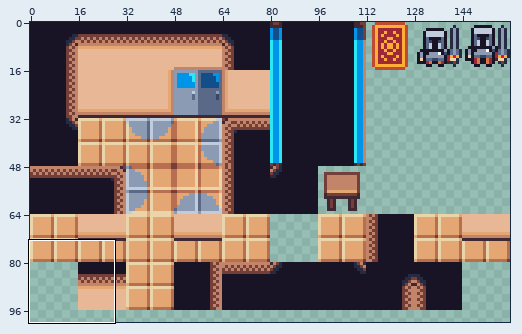
One commit to this pixel-art file: res/large-tiles.aseprite. The picture above shows the old version from afar; the outline marks the close-up.
Close-up. Old version:
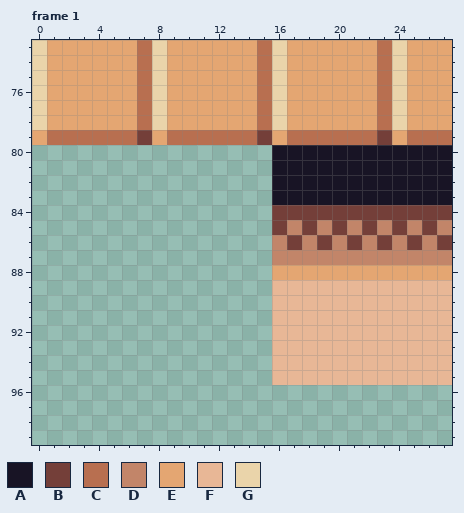
160x160 pixels, 5 frames. Shown: frame 1: x 0..27, y 73..99. The wide view leaves out empty margins. The commit also changed other frames or places, which this record leaves out.
Palette (. is transparent): A #181425  B #743f39  C #b86f50  D #c28569  E #e4a672  F #e8b796  G #ead4aa
Pixels before, frame 1, first column x 0:
73 GEEEEEECGEEEEEECGEEEEEECGEEE
74 GEEEEEECGEEEEEECGEEEEEECGEEE
75 GEEEEEECGEEEEEECGEEEEEECGEEE
76 GEEEEEECGEEEEEECGEEEEEECGEEE
77 GEEEEEECGEEEEEECGEEEEEECGEEE
78 GEEEEEECGEEEEEECGEEEEEECGEEE
79 ECCCCCCBECCCCCCBECCCCCCBECCC
80 ................AAAAAAAAAAAA
81 ................AAAAAAAAAAAA
82 ................AAAAAAAAAAAA
83 ................AAAAAAAAAAAA
84 ................BBBBBBBBBBBB
85 ................BDBDBDBDBDBD
86 ................DBDBDBDBDBDB
87 ................DDDDDDDDDDDD
88 ................EEEEEEEEEEEE
89 ................FFFFFFFFFFFF
90 ................FFFFFFFFFFFF
91 ................FFFFFFFFFFFF
92 ................FFFFFFFFFFFF
93 ................FFFFFFFFFFFF
94 ................FFFFFFFFFFFF
95 ................FFFFFFFFFFFF
After:
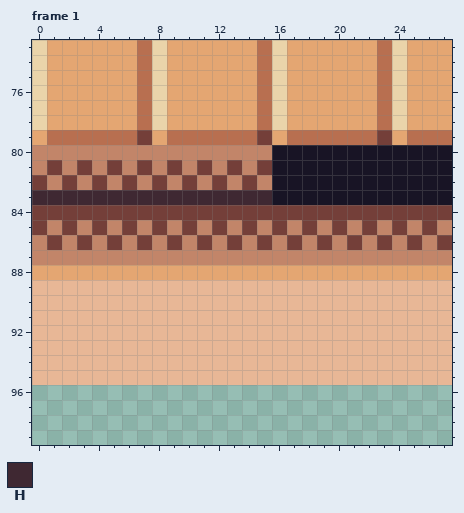
Colours new in this view: H #3f2832
Changes in this commit:
Frame 1:
Colour B is added in row 81 at x 1, 3, 5, 7, 9, 11, 13 and 15; in row 82 at x 0, 2, 4, 6, 8, 10, 12 and 14; in row 84 at x 0 to 15; in row 85 at x 0, 2, 4, 6, 8, 10, 12 and 14; in row 86 at x 1, 3, 5, 7, 9, 11, 13 and 15.
Colour D is added in row 80 at x 0 to 15; in row 81 at x 0, 2, 4, 6, 8, 10, 12 and 14; in row 82 at x 1, 3, 5, 7, 9, 11, 13 and 15; in row 85 at x 1, 3, 5, 7, 9, 11, 13 and 15; in row 86 at x 0, 2, 4, 6, 8, 10, 12 and 14; in row 87 at x 0 to 15.
Colour E is added in row 88 at x 0 to 15.
Colour F is added in rows 89 to 95 at x 0 to 15.
Colour H is added in row 83 at x 0 to 15.
Where, in picture pixels (left, top, right, bottom), the same in both close-ups:
added: (32, 145, 272, 385)
